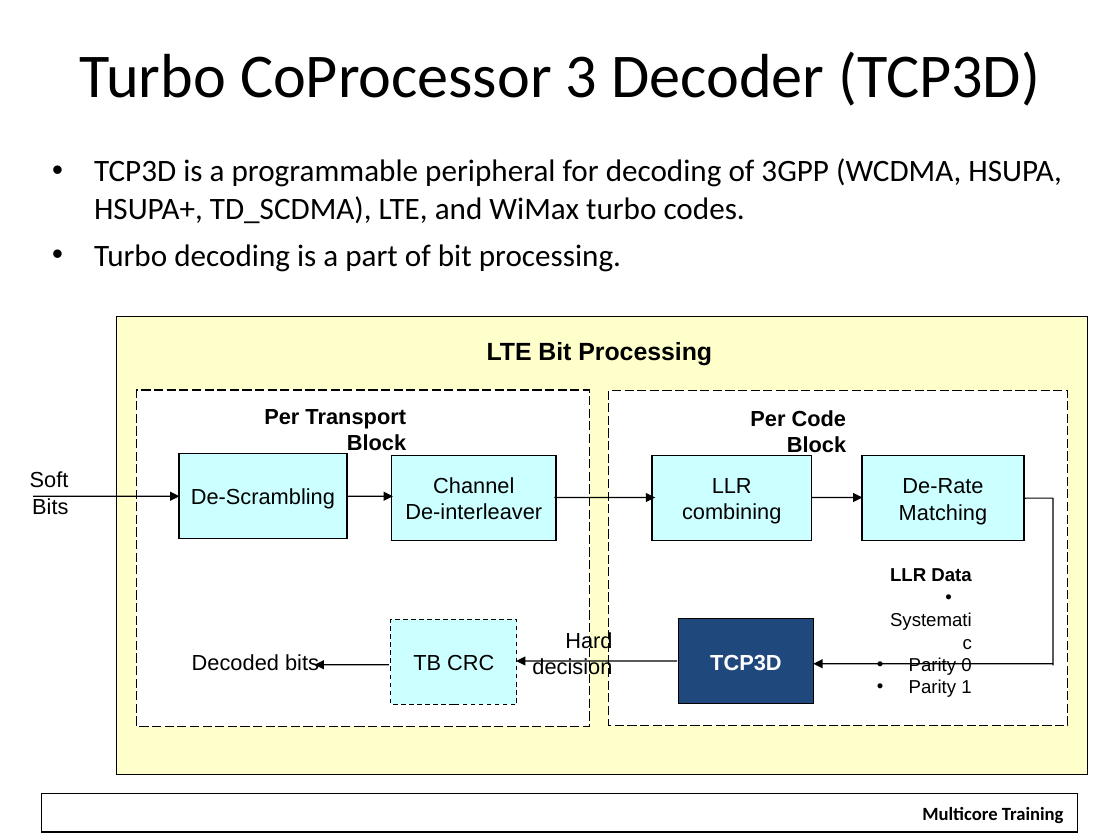
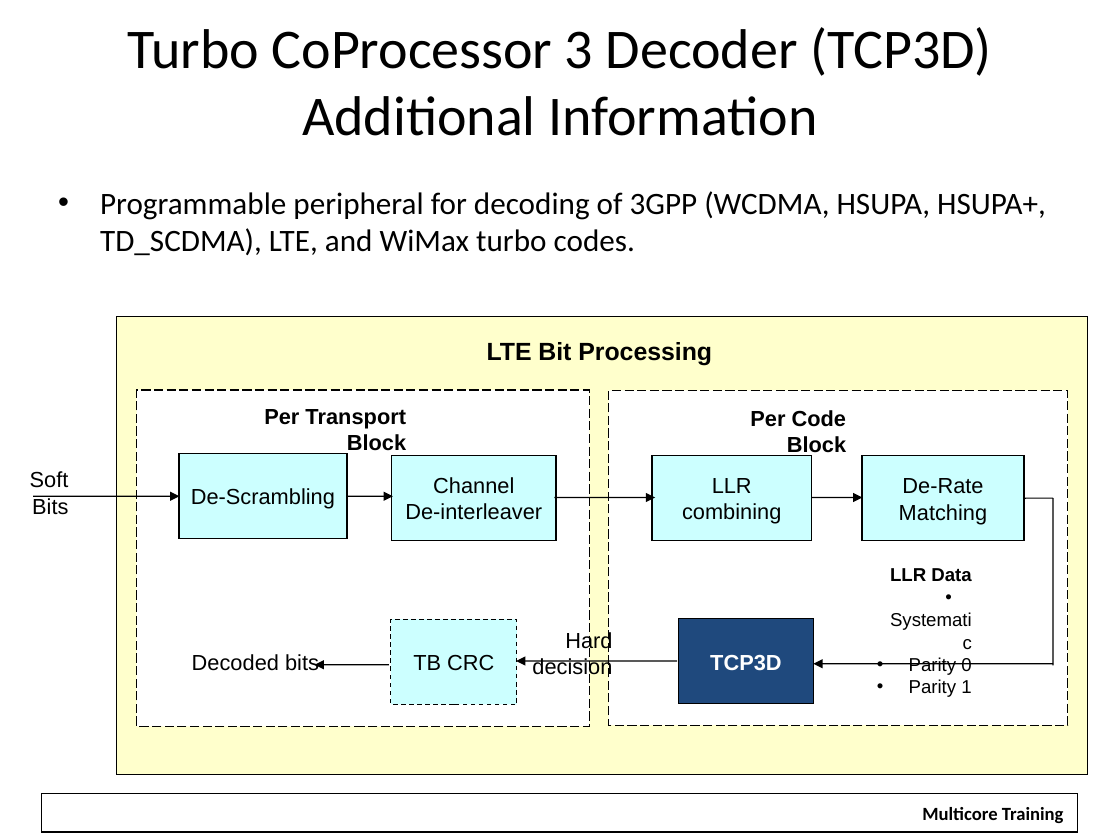
Before and after one commit to hari1989/keystone-workshop, a slide deck: slide 31 of slides/KeyStone Overview.pptx (slide 48 before the commit). Drawn at 1120x840 pixels with LibreOffice and Linux fonts; fonts in the diff are those of the drawing; background and template pictures are left out. Boxes give left, top, right and bottom in pixels: in the first picture for what was removed or moved away, otherwise in the second. Text is boxed around its words. In the diff, an @@ line names an element or a change of style, - is before the commit and + after.

```diff
--- a/slides/KeyStone Overview.pptx
+++ b/slides/KeyStone Overview.pptx
@@ title at box(127, 27, 992, 136): text changed; size 40 to 36 pt @@
-Turbo CoProcessor 3 Decoder (TCP3D)
+Turbo CoProcessor 3 Decoder (TCP3D)
+Additional Information
@@ text at box(100, 191, 1046, 256): text changed @@
-• TCP3D is a programmable peripheral for decoding of 3GPP (WCDMA, HSUPA, HSUPA+, TD_SCDMA), LTE, and WiMax turbo codes.
-• Turbo decoding is a part of bit processing.
+• Programmable peripheral for decoding of 3GPP (WCDMA, HSUPA, HSUPA+, TD_SCDMA), LTE, and WiMax turbo codes.
```
Also in this commit, not shown: 28 other slides changed, 1 slide added, 29 slides removed.
